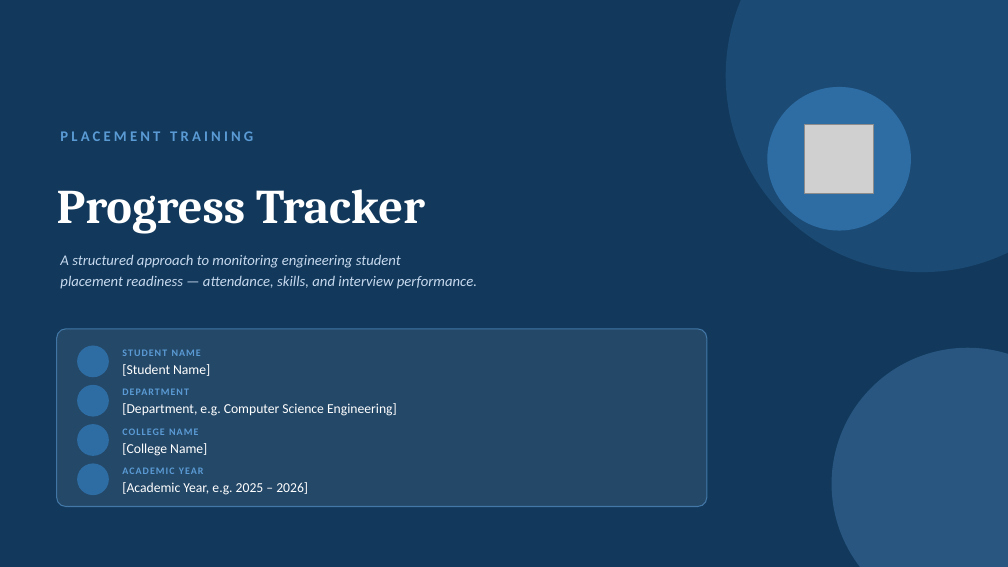
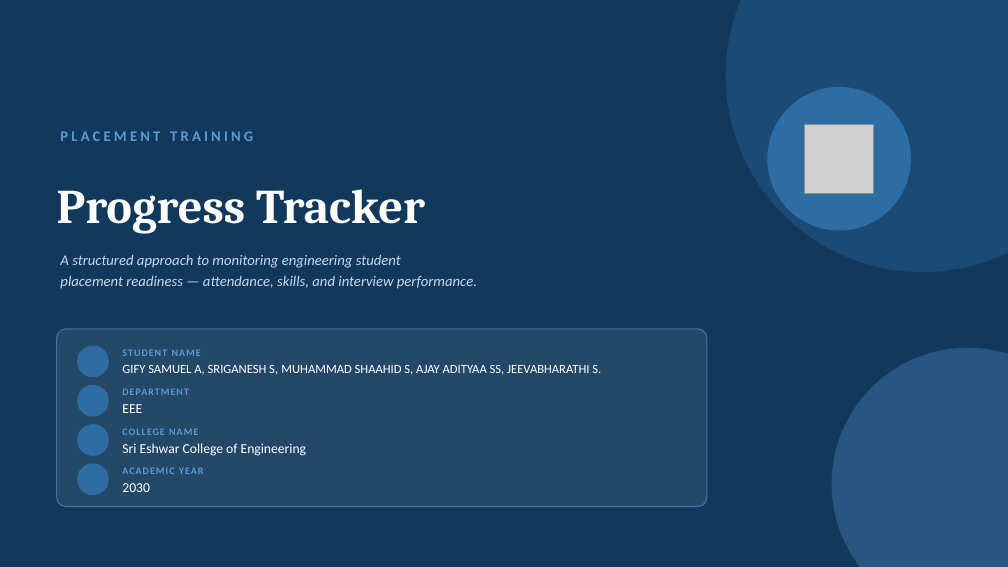
Before and after one commit to gifysamuel/Placement-Training-Progress-Tracker-FET, a slide deck: slide 1 of Placement_Training_Progress_Tracker.pptx. Drawn at 1008x567 pixels with LibreOffice and Linux fonts; fonts in the diff are those of the drawing; grey boxes stand for pictures; background and template pictures are left out. Boxes give left, top, right and bottom in pixels: in the first picture for what was removed or moved away, otherwise in the second. Text is boxed around its words. In the diff, an @@ line names an element or a change of style, - is before the commit and + after.

```diff
--- a/Placement_Training_Progress_Tracker.pptx
+++ b/Placement_Training_Progress_Tracker.pptx
@@ text at box(122, 365, 601, 375): text changed; size 13 to 12 pt @@
-[Student Name]
+GIFY SAMUEL A, SRIGANESH S, MUHAMMAD SHAAHID S, AJAY ADITYAA SS, JEEVABHARATHI S.
@@ text at box(122, 404, 142, 413): text changed @@
-[Department, e.g. Computer Science Engineering]
+EEE
@@ text at box(122, 443, 307, 456): text changed @@
-[College Name]
+Sri Eshwar College of Engineering
@@ text at box(122, 483, 150, 492): text changed @@
-[Academic Year, e.g. 2025 – 2026]
+2030
```
Also in this commit, not shown: 1 other slide changed.
